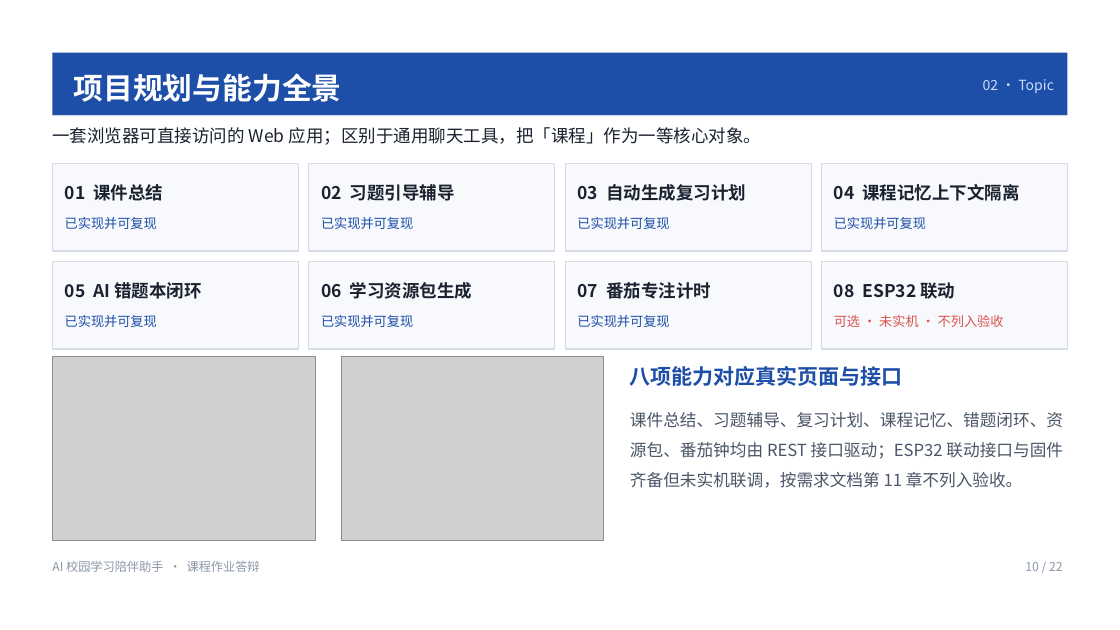
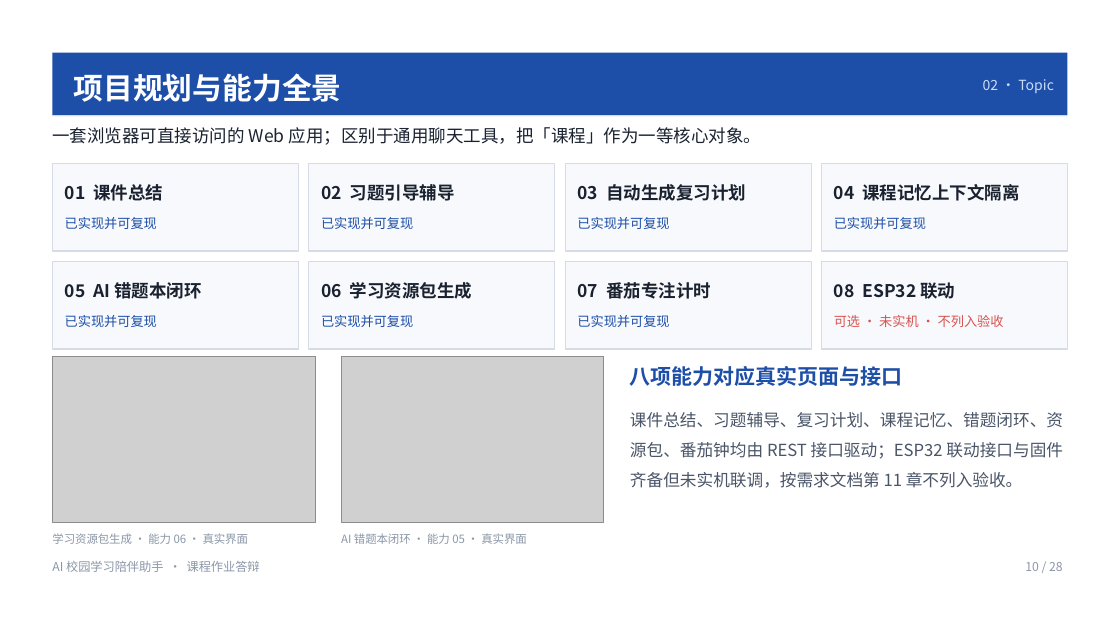
Before and after one commit to kecit33/ai-agent-study, a slide deck: slide 10 of docs/AI校园学习陪伴助手_团队展示与需求分析.pptx. Drawn at 1120x630 pixels with LibreOffice and Linux fonts; fonts in the diff are those of the drawing; grey boxes stand for pictures. Boxes give left, top, right and bottom in pixels: in the first picture for what was removed or moved away, otherwise in the second. Text is boxed around its words. In the diff, an @@ line names an element or a change of style, - is before the commit and + after.

Commit message:
feat(ppt): 成果展示扩展为 7 个单图页，演示文稿 22 页扩为 28 页并修复逐页审查问题
- P14 六图网格页（每图缩至 29% 不可读）扩展为 P14-P20 七个单图页：每页 660px 大图 + 480px 说明栏（功能名 / 对应需求 F 编号与验收 A 编号徽标 / 一段描述 / 三要点 / 进度徽标「真实界面 n/7」）

- 新增 ui_plan.png 复习计划真实截图（F04 复习计划 / F12 到点提醒），截图与说明一一对应、挂钩 SRS 需求编号

- 逐页审查修复：目录页码区间左右重复显示改为右侧页码 + 左侧章节摘要；P05/P06 队员风采移除误用的产品截图改深蓝姓氏徽标（不虚构头像）；P07 制作备注不再泄漏到成品；P09/P10/P25 图注补齐并去编辑腔

- 连锁同步：目录区间 03 P12-P21 / 04 P22-P27、21 个内容页页脚 NN/28、需求分析重编号 P22-P27、DESIGN.md 逐页字段表 28 行与图资产真实使用页

- 校验：28 页、XML 全可解析、15 处图片引用全部命中 11 张媒体、0 元素越界、0 空字节、页脚编号与页序一致、7 单图页每页恰 1 图、原有关键内容无损

```diff
--- a/docs/AI校园学习陪伴助手_团队展示与需求分析.pptx
+++ b/docs/AI校园学习陪伴助手_团队展示与需求分析.pptx
@@ picture: place and size @@
-picture at box(52, 356, 314, 541)
+picture at box(52, 356, 314, 523)
@@ picture: place and size @@
-picture at box(341, 356, 603, 541)
+picture at box(341, 356, 603, 523)
@@ text added at box(52, 533, 248, 544), 9.8 pt, text #8B97A8 @@
+学习资源包生成 · 能力 06 · 真实界面
@@ text added at box(341, 533, 526, 544), 9.8 pt, text #8B97A8 @@
+AI 错题本闭环 · 能力 05 · 真实界面
@@ text at box(1025, 562, 1063, 571): text changed @@
-10 / 22
+10 / 28
```
Also in this commit, not shown: 14 other slides changed, 7 slides added, 1 slide removed, 27 other files.
